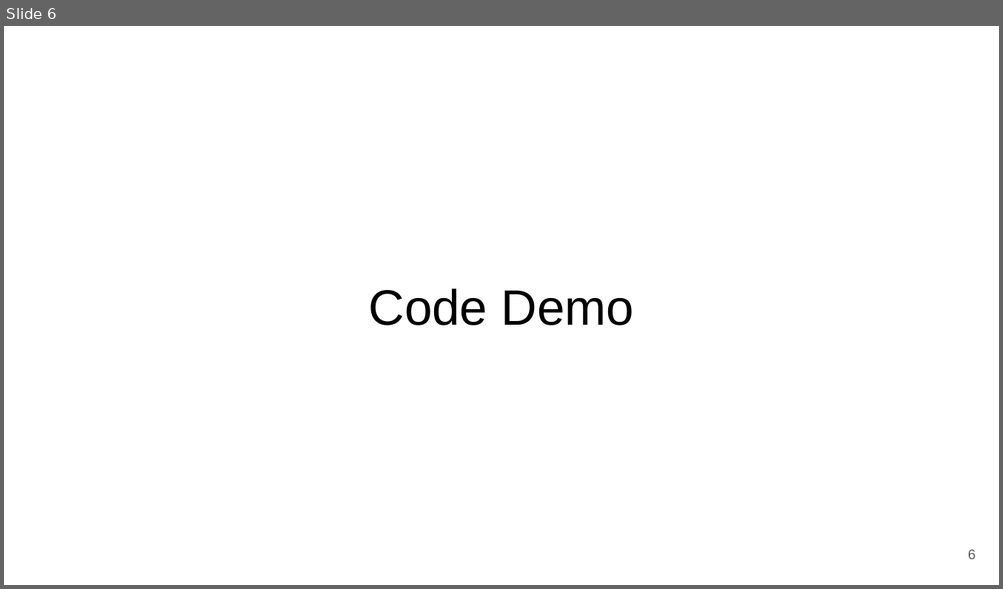
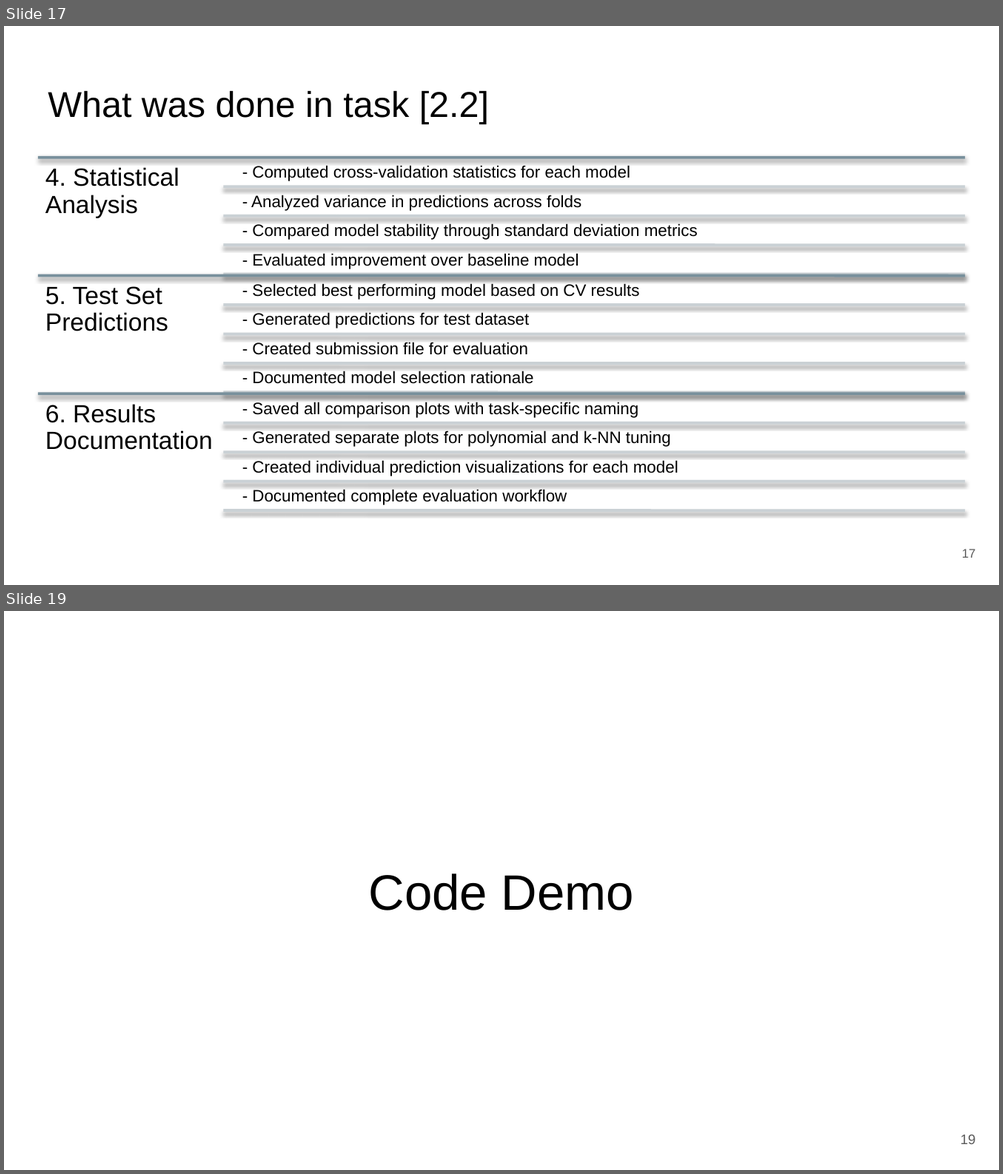
Before and after one commit to zepedrocosta/AA-Projeto2, a slide deck: Slides.pptx. Shown one above the other, each under a label of ours: slide 6 before the commit, slides 17 and 19 after it; the slides between them are not shown. The pictures are 1003x589 and 1003x1174 pixels, drawn with LibreOffice and Linux fonts; fonts in the diff are those of the drawing. Boxes give left, top, right and bottom in pixels: in the first picture for what was removed or moved away, otherwise in the second. Text is boxed around its words. In the diff, an @@ line names an element or a change of style, - is before the commit and + after.

Commit message:
Add detailed documentation til 2.2
Expanded notebook sections with step-by-step documentation for data preparation, baseline modeling, advanced regression methods, and evaluation. Added detailed bullet points describing missing value analysis, cleaning, feature exploration, validation strategies, model training, hyperparameter selection, performance metrics, and visualization. Improves clarity and reproducibility of the workflow.

```diff
--- a/Slides.pptx
+++ b/Slides.pptx
@@ slide 17 added at box(4, 26, 999, 585), background #FFFFFF @@
@@ title added at box(48, 91, 489, 124), 26 pt, text #000000 @@
+What was done in task [2.2]
@@ group added at box(38, 157, 965, 511): 15 lines, 15 texts @@
+4. Statistical Analysis
+- Computed cross-validation statistics for each model
+- Analyzed variance in predictions across folds
+- Compared model stability through standard deviation metrics
+- Evaluated improvement over baseline model
+5. Test Set Predictions
+- Selected best performing model based on CV results
+- Generated predictions for test dataset
+- Created submission file for evaluation
+- Documented model selection rationale
+6. Results Documentation
+- Saved all comparison plots with task-specific naming
+- Generated separate plots for polynomial and k-NN tuning
+- Created individual prediction visualizations for each model
+- Documented complete evaluation workflow
@@ page number added at box(962, 549, 976, 558), 9 pt, text #595959 @@
+17
@@ what was slide 6 is now slide 19 @@
@@ page number at box(960, 1135, 976, 1145): text changed @@
-6
+19
```
Also in this commit, not shown: 4 slides changed, 12 other slides added, 1 other file.
